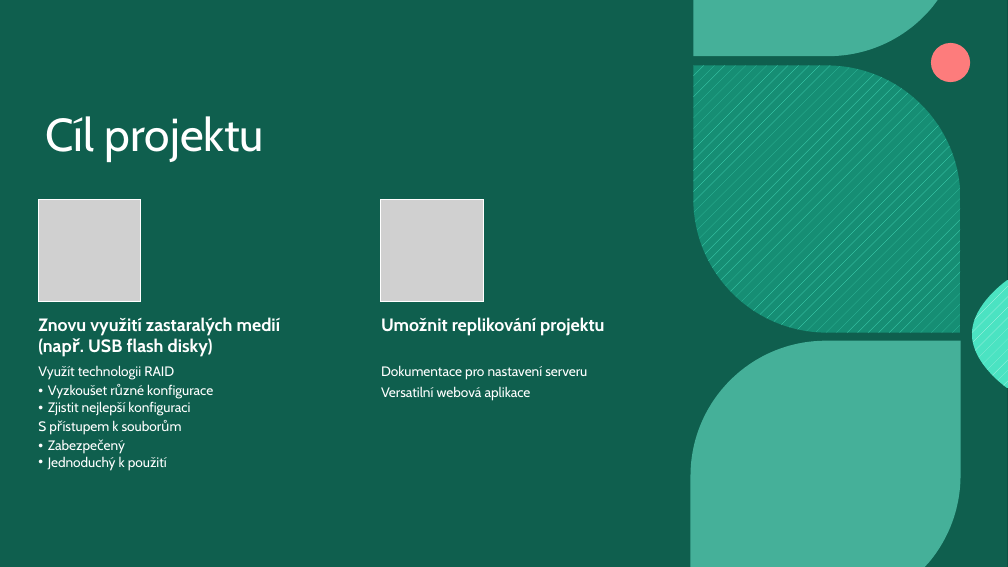
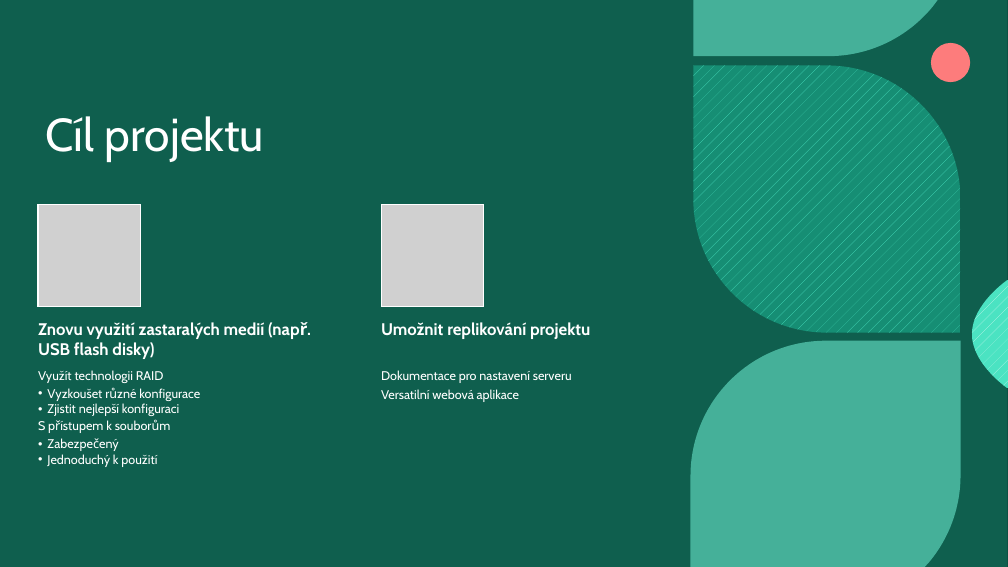
Before and after one commit to michalcz10/USB-RAID-Array, a slide deck: slide 2 of Documentation/USB RAID pole.pptx. Drawn at 1008x567 pixels with LibreOffice and Linux fonts; fonts in the diff are those of the drawing; grey boxes stand for pictures; background and template pictures are left out. Boxes give left, top, right and bottom in pixels: in the first picture for what was removed or moved away, otherwise in the second. Text is boxed around its words. In the diff, an @@ line names an element or a change of style, - is before the commit and + after.

```diff
--- a/Documentation/USB RAID pole.pptx
+++ b/Documentation/USB RAID pole.pptx
@@ picture moved from (x1=39, y1=199, x2=141, y2=301) to (x1=38, y1=204, x2=140, y2=306) @@
@@ picture moved from (x1=381, y1=199, x2=483, y2=301) to (x1=381, y1=204, x2=483, y2=306) @@
@@ text "Znovu využití zastaralých medií (např. ..." at (x1=38, y1=322, x2=265, y2=359): size 17 to 16 pt @@
@@ text "Umožnit replikování projektu" at (x1=381, y1=322, x2=590, y2=339): size 17 to 16 pt @@
@@ text "Využít technologii RAID" at (x1=38, y1=370, x2=200, y2=467): size 13 to 12 pt @@
@@ text "Dokumentace pro nastavení serveru" at (x1=381, y1=370, x2=572, y2=402): size 13 to 12 pt @@
```
Also in this commit, not shown: 1 other slide changed, 8 slides added.
